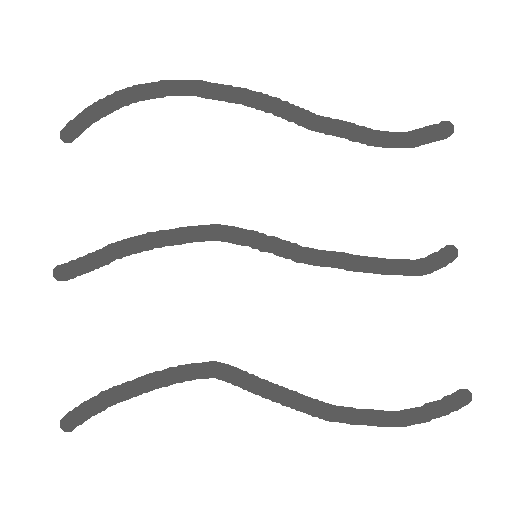
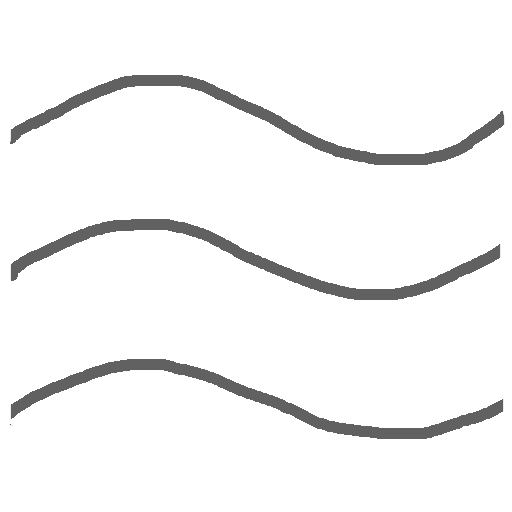
Before/after of a 512px x 512px layered artwork. What changed in the layer stack:
added layer "Layer #2" above "CyanSymbol.png" over [9, 75, 505, 439]
hid "CyanSymbol.png" over [53, 80, 472, 432]
